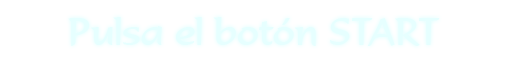
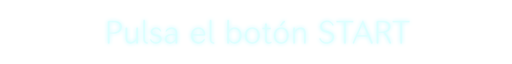
Layered file, before and after one edit (512 x 64). Changes by layer:
removed group "Translated" (1 layers) over [68, 17, 440, 46]
added layer "Fuente: Seconda Round Light" above "Pulsa el botón START" over [107, 19, 410, 44]
hid "Pulsa el botón START", moved it out of group "Translated", painted on it over [68, 17, 440, 46]
